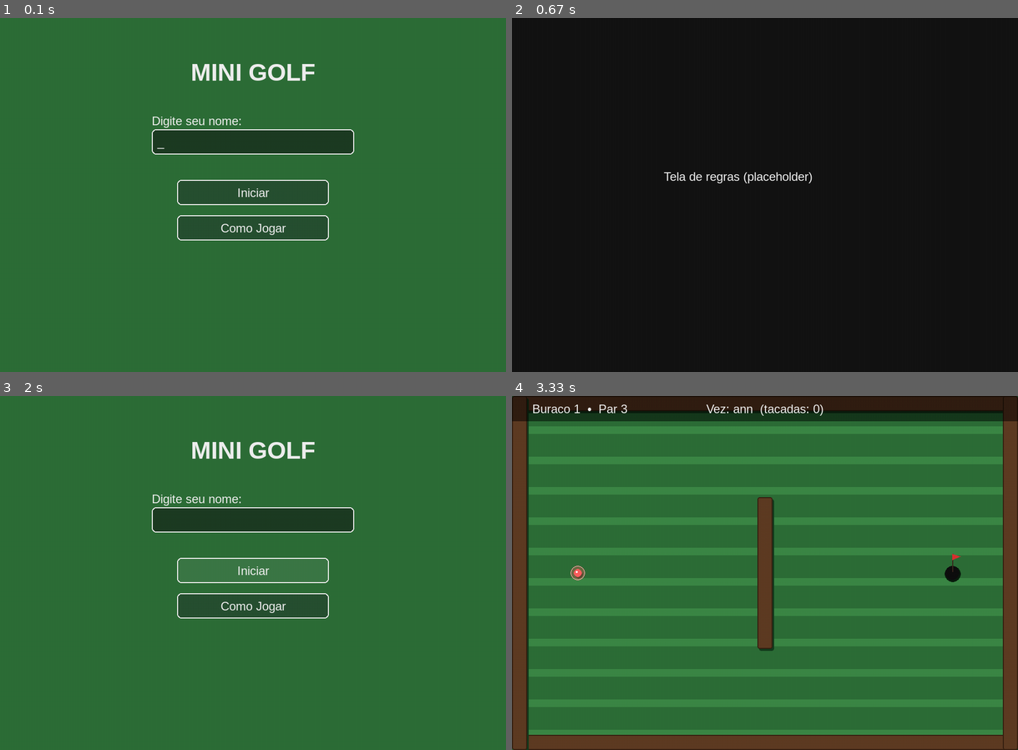
Above: before the commit, frames 1-4 (two rows, left to right).
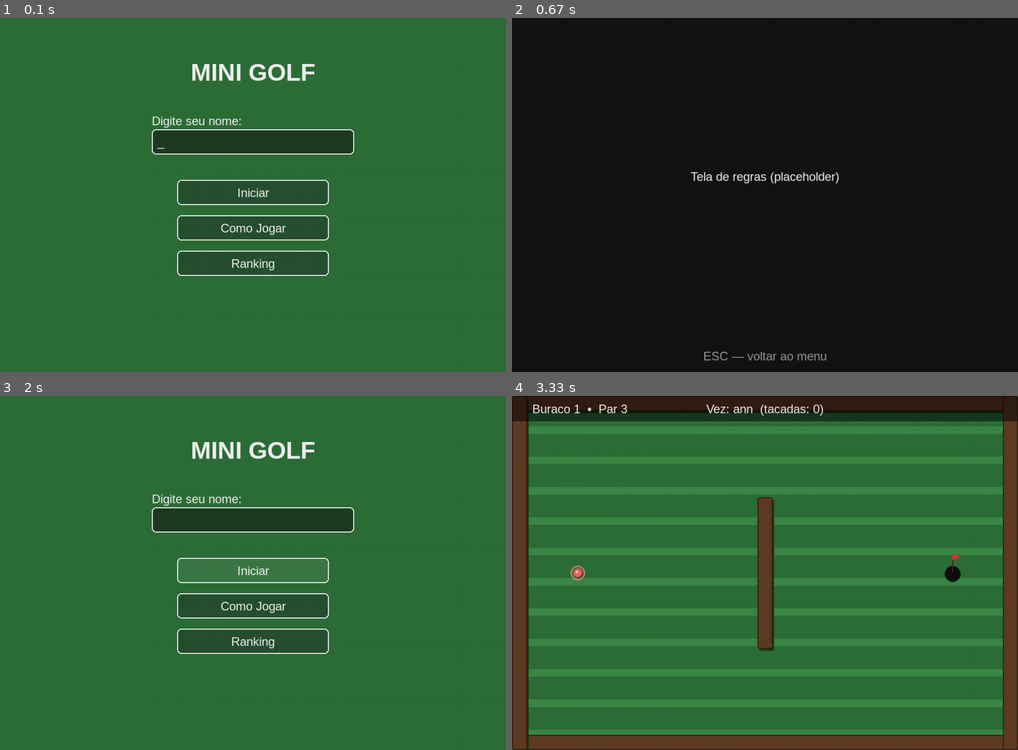
Above: after the commit, the same moments.

Repository: julnpires/PYGAME_2026.1
Game: pygame game, started from inicio.py
The game is run twice, just before and just after one commit, with the same random seed, the same clock (stepped at 60 frames per second) and the same inputs.
Inputs (mouse positions are in pixels of both pictures, inside the frame that each line leads up to):
- Up to frame 1 (0.1 s): no input
- Up to frame 2 (0.67 s): press the mouse at (765, 226) at 0.37 s; move the mouse to (694, 202) at 0.47 s; release the mouse at (628, 177) at 0.6 s
- Up to frame 3 (2 s): hold Esc 0.67-1.2 s; move the mouse to (121, 682) at 0.7 s; press the mouse at (253, 604) at 1.27 s; move the mouse to (323, 597) at 1.37 s; release the mouse at (399, 587) at 1.5 s; hold Esc from 1.57 s (still down); move the mouse to (273, 573) at 1.6 s
- Up to frame 4 (3.33 s): release Esc at 2.1 s; press the mouse at (765, 519) at 2.17 s; move the mouse to (739, 555) at 2.27 s; release the mouse at (714, 590) at 2.4 s; tap Enter at 2.47, 3.13 s; type "an" at 2.8 s; type "n" at 3 s

The runs differ from the first frame. In frame 1, 2.1% of the frame differs, in the area x 35-65%, y 65-73%; in frame 2, 0.7%; in frame 3, 2.1%; in frame 4, nothing differs.

Commit message:
ranking e correcoes

Diff:
--- a/buracos_fase.py
+++ b/buracos_fase.py
@@ -204,5 +204,5 @@
     tela.blit(par, (LARGURA // 2 - par.get_width() // 2, 125))
     info = fonte_m.render(f"{jogador.nome} terminou em {jogador.tacadas} tacadas.", True, COR_TEXTO)
     tela.blit(info, (LARGURA // 2 - info.get_width() // 2, 160))
-    instr = fonte_m.render("Pressione SPACE para continuar", True, COR_TEXTO)
+    instr = fonte_m.render("Pressione SPACE para ver o ranking", True, COR_TEXTO)
     tela.blit(instr, (LARGURA // 2 - instr.get_width() // 2, 230))
--- /dev/null
+++ b/fase.py
@@ -0,0 +1,12 @@
+class Fase:
+    def __init__(self, numero, par, tee, buraco_pos,
+                 paredes=None, aguas=None, areias=None, esteiras=None, tuneis=None):
+        self.numero = numero
+        self.par = par
+        self.tee = tee
+        self.buraco_pos = buraco_pos
+        self.paredes = paredes or []
+        self.aguas = aguas or []
+        self.areias = areias or []
+        self.esteiras = esteiras or []
+        self.tuneis = tuneis or []
--- a/inicio.py
+++ b/inicio.py
@@ -1,16 +1,14 @@
 import pygame
+import sys
 import math
-import sys
 from paredes_moveis import ParedeMovel
 from config import (
     LARGURA, ALTURA, FPS,
     COR_FUNDO, COR_TEXTO, COR_CAIXA,
     COR_BOTAO, COR_BOTAO_HOVER,
-    COR_BOLA, POTENCIA_MAX_DRAG,
-    POTENCIA_FATOR,
+    COR_BOLA, POTENCIA_MAX_DRAG, POTENCIA_FATOR,
     COR_TUNEL_1, COR_TUNEL_2, COR_TUNEL_3,
 )
-
 from paredes import Parede, Jogador
 from areia import Areia
 from agua import Agua
@@ -23,21 +21,13 @@
     desenhar_hud,
     desenhar_fim_hole,
 )
+from ranking.ranking import adicionar_ao_ranking, carregar_ranking
+
 
 class Fase:
-    def __init__(
-        self,
-        numero,
-        par,
-        tee,
-        buraco_pos,
-        paredes=None,
-        areias=None,
-        aguas=None,
-        tuneis=None,
-        esteiras=None,
-        paredes_moveis=None,
-    ):
+    def __init__(self, numero, par, tee, buraco_pos,
+                 paredes=None, areias=None, aguas=None,
+                 tuneis=None, esteiras=None, paredes_moveis=None):
         self.numero = numero
         self.par = par
         self.tee = tee
@@ -49,152 +39,79 @@
         self.esteiras = esteiras or []
         self.paredes_moveis = paredes_moveis or []
 
+
 def criar_fases():
     return [
         Fase(
-            numero=1,
-            par=3,
-            tee=(130, 350),
-            buraco_pos=(870, 350),
-            paredes=[
-                Parede(0, 0, 1000, 30),
-                Parede(0, 670, 1000, 30),
-                Parede(0, 0, 30, 700),
-                Parede(970, 0, 30, 700),
+            numero=1, par=3, tee=(130, 350), buraco_pos=(870, 350),
+            paredes=[
+                Parede(0, 0, 1000, 30), Parede(0, 670, 1000, 30),
+                Parede(0, 0, 30, 700), Parede(970, 0, 30, 700),
                 Parede(485, 200, 30, 300),
             ],
-            areias=[],
-            aguas=[],
-            tuneis=[],
-            esteiras=[],
-            paredes_moveis=[],
-        ),
-
-        Fase(
-            numero=2,
-            par=4,
-            tee=(130, 600),
-            buraco_pos=(870, 250),
-            paredes=[
-                Parede(0, 0, 1000, 30),
-                Parede(0, 670, 1000, 30),
-                Parede(0, 0, 30, 700),
-                Parede(970, 0, 30, 700),
-                Parede(180, 150, 30, 320),
-                Parede(180, 150, 540, 30),
+        ),
+
+        Fase(
+            numero=2, par=4, tee=(130, 600), buraco_pos=(870, 250),
+            paredes=[
+                Parede(0, 0, 1000, 30), Parede(0, 670, 1000, 30),
+                Parede(0, 0, 30, 700), Parede(970, 0, 30, 700),
+                Parede(180, 150, 30, 320), Parede(180, 150, 540, 30),
                 Parede(720, 150, 30, 280),
             ],
-            areias=[
-                Areia(380, 500, 220, 110),
-            ],
-            aguas=[],
-            tuneis=[
-                Tunel((250, 620), (820, 230), COR_TUNEL_1),
-            ],
-            esteiras=[
-                Esteira(775, 350, 50, 200, 0, -1, 0.3),
-            ],
-            paredes_moveis=[],
-        ),
-
-        Fase(
-            numero=3,
-            par=4,
-            tee=(130, 350),
-            buraco_pos=(870, 350),
-            paredes=[
-                Parede(0, 0, 1000, 30),
-                Parede(0, 670, 1000, 30),
-                Parede(0, 0, 30, 700),
-                Parede(970, 0, 30, 700),
-                Parede(450, 80, 30, 130),
-                Parede(450, 490, 30, 140),
-            ],
-            areias=[],
-            aguas=[
-                Agua(380, 230, 240, 240),
-            ],
-            tuneis=[
-                Tunel((280, 350), (720, 350), COR_TUNEL_2),
-            ],
-            esteiras=[],
-            paredes_moveis=[
-                ParedeMovel(370, 110, 30, 100, 370, 480, velocidade=1.2),
-            ],
-        ),
-
-        Fase(
-            numero=4,
-            par=4,
-            tee=(130, 130),
-            buraco_pos=(870, 600),
-            paredes=[
-                Parede(0, 0, 1000, 30),
-                Parede(0, 670, 1000, 30),
-                Parede(0, 0, 30, 700),
-                Parede(970, 0, 30, 700),
-                Parede(220, 80, 30, 240),
-                Parede(220, 290, 280, 30),
-                Parede(620, 380, 30, 260),
-                Parede(380, 380, 270, 30),
+            areias=[Areia(380, 500, 220, 110)],
+            tuneis=[Tunel((250, 620), (820, 230), COR_TUNEL_1)],
+            esteiras=[Esteira(775, 350, 50, 200, 0, -1, 0.3)],
+        ),
+
+        Fase(
+            numero=3, par=4, tee=(130, 350), buraco_pos=(870, 350),
+            paredes=[
+                Parede(0, 0, 1000, 30), Parede(0, 670, 1000, 30),
+                Parede(0, 0, 30, 700), Parede(970, 0, 30, 700),
+                Parede(450, 80, 30, 130), Parede(450, 490, 30, 140),
+            ],
+            aguas=[Agua(380, 230, 240, 240)],
+            tuneis=[Tunel((280, 350), (720, 350), COR_TUNEL_2)],
+            paredes_moveis=[ParedeMovel(370, 110, 30, 100, 370, 480, velocidade=1.2)],
+        ),
+
+        Fase(
+            numero=4, par=4, tee=(130, 130), buraco_pos=(870, 600),
+            paredes=[
+                Parede(0, 0, 1000, 30), Parede(0, 670, 1000, 30),
+                Parede(0, 0, 30, 700), Parede(970, 0, 30, 700),
+                Parede(220, 80, 30, 240), Parede(220, 290, 280, 30),
+                Parede(620, 380, 30, 260), Parede(380, 380, 270, 30),
                 Parede(750, 200, 30, 200),
             ],
-            areias=[
-                Areia(700, 60, 80, 130),
-            ],
-            aguas=[
-                Agua(110, 540, 110, 110),
-            ],
-            tuneis=[
-                Tunel((340, 200), (820, 480), COR_TUNEL_3),
-            ],
-            esteiras=[
-                Esteira(280, 340, 90, 40, 1, 0, 0.25),
-            ],
-            paredes_moveis=[],
-        ),
-
-        Fase(
-            numero=5,
-            par=4,
-            tee=(130, 350),
-            buraco_pos=(870, 600),
-            paredes=[
-                Parede(0, 0, 1000, 30),
-                Parede(0, 670, 1000, 30),
-                Parede(0, 0, 30, 700),
-                Parede(970, 0, 30, 700),
-                Parede(485, 30, 30, 640),
-                Parede(515, 380, 470, 30),
-            ],
-            areias=[],
-            aguas=[],
+            areias=[Areia(700, 60, 80, 130)],
+            aguas=[Agua(110, 540, 110, 110)],
+            tuneis=[Tunel((340, 200), (820, 480), COR_TUNEL_3)],
+            esteiras=[Esteira(280, 340, 90, 40, 1, 0, 0.25)],
+        ),
+
+        Fase(
+            numero=5, par=4, tee=(130, 350), buraco_pos=(870, 600),
+            paredes=[
+                Parede(0, 0, 1000, 30), Parede(0, 670, 1000, 30),
+                Parede(0, 0, 30, 700), Parede(970, 0, 30, 700),
+                Parede(485, 30, 30, 640), Parede(515, 380, 470, 30),
+            ],
             tuneis=[
                 Tunel((250, 200), (700, 180), COR_TUNEL_1),
                 Tunel((900, 250), (700, 540), COR_TUNEL_2),
             ],
-            esteiras=[
-                Esteira(560, 200, 280, 50, -1, 0, 0.25),
-            ],
-            paredes_moveis=[],
-        ),
-
-        Fase(
-            numero=6,
-            par=5,
-            tee=(130, 350),
-            buraco_pos=(900, 350),
-            paredes=[
-                Parede(0, 0, 1000, 30),
-                Parede(0, 670, 1000, 30),
-                Parede(0, 0, 30, 700),
-                Parede(970, 0, 30, 700),
-                Parede(60, 230, 700, 30),
-                Parede(60, 440, 700, 30),
-            ],
-            areias=[],
-            aguas=[],
-            tuneis=[],
+            esteiras=[Esteira(560, 200, 280, 50, -1, 0, 0.25)],
+        ),
+
+        Fase(
+            numero=6, par=5, tee=(130, 350), buraco_pos=(900, 350),
+            paredes=[
+                Parede(0, 0, 1000, 30), Parede(0, 670, 1000, 30),
+                Parede(0, 0, 30, 700), Parede(970, 0, 30, 700),
+                Parede(60, 230, 700, 30), Parede(60, 440, 700, 30),
+            ],
             esteiras=[
                 Esteira(150, 90, 600, 130, 1, 0, 0.28),
                 Esteira(150, 480, 600, 130, -1, 0, 0.22),
@@ -205,10 +122,13 @@
             ],
         ),
     ]
+
+
 def desenhar_menu(tela, fonte_g, fonte_m, nome, ativo_input, mouse_pos):
     tela.fill(COR_FUNDO)
     titulo = fonte_g.render("MINI GOLF", True, COR_TEXTO)
     tela.blit(titulo, (LARGURA // 2 - titulo.get_width() // 2, 80))
+
     box = pygame.Rect(LARGURA // 2 - 200, 220, 400, 50)
     pygame.draw.rect(tela, COR_CAIXA, box, border_radius=8)
     pygame.draw.rect(tela, COR_TEXTO, box, 2, border_radius=8)
@@ -217,81 +137,120 @@
     tela.blit(txt, (box.x + 10, box.y + 12))
     label = fonte_m.render("Digite seu nome:", True, COR_TEXTO)
     tela.blit(label, (box.x, box.y - 30))
+
     botao_iniciar = pygame.Rect(LARGURA // 2 - 150, 320, 300, 50)
-    botao_regras = pygame.Rect(LARGURA // 2 - 150, 390, 300, 50)
+    botao_regras  = pygame.Rect(LARGURA // 2 - 150, 390, 300, 50)
+    botao_ranking = pygame.Rect(LARGURA // 2 - 150, 460, 300, 50)
+
     for botao, texto in [
         (botao_iniciar, "Iniciar"),
-        (botao_regras, "Como Jogar")
+        (botao_regras,  "Como Jogar"),
+        (botao_ranking, "Ranking"),
     ]:
         cor = COR_BOTAO_HOVER if botao.collidepoint(mouse_pos) else COR_BOTAO
         pygame.draw.rect(tela, cor, botao, border_radius=8)
         pygame.draw.rect(tela, COR_TEXTO, botao, 2, border_radius=8)
         t = fonte_m.render(texto, True, COR_TEXTO)
-        tela.blit(
-            t,
-            (
-                botao.centerx - t.get_width() // 2,
-                botao.centery - t.get_height() // 2
-            )
+        tela.blit(t, (botao.centerx - t.get_width() // 2, botao.centery - t.get_height() // 2))
+
+    return box, botao_iniciar, botao_regras, botao_ranking
+
+
+def desenhar_ranking_tela(tela, fonte_g, fonte_m, fonte_mono):
+    data = carregar_ranking()
+    tela.fill((15, 35, 20))
+
+    titulo = fonte_g.render("RANKING", True, COR_TEXTO)
+    tela.blit(titulo, (LARGURA // 2 - titulo.get_width() // 2, 30))
+
+    cab = fonte_mono.render(
+        f"{'#':<4}{'Nome':<16}{'Tacadas':<10}{'Fases':<8}{'Media':<8}Data",
+        True, (160, 200, 160),
+    )
+    tela.blit(cab, (60, 105))
+    pygame.draw.line(tela, (70, 120, 80), (60, 128), (LARGURA - 60, 128), 1)
+
+    cores_pos = {0: (220, 200, 60), 1: (190, 190, 190), 2: (210, 140, 70)}
+    for i, e in enumerate(data.get("all_time", [])[:15]):
+        cor = cores_pos.get(i, COR_TEXTO)
+        linha = fonte_mono.render(
+            f"{i + 1:<4}{e['nome'][:14]:<16}{e['total_tacadas']:<10}{e['fases']:<8}{e['media']:<8}{e['data']}",
+            True, cor,
         )
-    return box, botao_iniciar, botao_regras
+        tela.blit(linha, (60, 140 + i * 30))
+
+    esc = fonte_m.render("ESC — voltar ao menu", True, (130, 170, 130))
+    tela.blit(esc, (LARGURA // 2 - esc.get_width() // 2, ALTURA - 45))
+
 
 def main():
     pygame.init()
     tela = pygame.display.set_mode((LARGURA, ALTURA))
-    pygame.display.set_caption("Mini Golf Multiplayer")
+    pygame.display.set_caption("Mini Golf")
     clock = pygame.time.Clock()
-    fonte_g = pygame.font.SysFont("Arial", 48, bold=True)
-    fonte_m = pygame.font.SysFont("Arial", 24)
-    estado = "MENU"
-    nome = ""
+
+    fonte_g    = pygame.font.SysFont("Arial", 48, bold=True)
+    fonte_m    = pygame.font.SysFont("Arial", 24)
+    fonte_mono = pygame.font.SysFont("Courier New", 18)
+
+    estado      = "MENU"
+    nome        = ""
     input_ativo = True
-    fases = criar_fases()
-    fase_idx = 0
-    fase = fases[fase_idx]
-    jogador = None
-    aiming = False
-    botao_iniciar = None
-    botao_regras = None
+    fases       = criar_fases()
+    fase_idx    = 0
+    fase        = fases[fase_idx]
+    jogador     = None
+    aiming      = False
+
+    botao_iniciar = botao_regras = botao_ranking = None
+
     rodando = True
     while rodando:
         mouse_pos = pygame.mouse.get_pos()
         dt = clock.tick(FPS) / 1000.0
+
         for ev in pygame.event.get():
             if ev.type == pygame.QUIT:
                 rodando = False
+
+            # ── MENU ──────────────────────────────────────────────
             if estado == "MENU":
                 if ev.type == pygame.MOUSEBUTTONDOWN and ev.button == 1:
+                    box_atual = pygame.Rect(LARGURA // 2 - 200, 220, 400, 50)
+                    input_ativo = box_atual.collidepoint(ev.pos)
+
                     if botao_iniciar and botao_iniciar.collidepoint(ev.pos) and nome.strip():
+                        fases = criar_fases()
+                        fase_idx = 0
+                        fase = fases[fase_idx]
                         jogador = Jogador(nome.strip(), COR_BOLA)
                         jogador.reset(fase.tee)
                         estado = "JOGANDO"
+
                     elif botao_regras and botao_regras.collidepoint(ev.pos):
                         estado = "REGRAS"
-                    box_atual = pygame.Rect(
-                        LARGURA // 2 - 200,
-                        220,
-                        400,
-                        50
-                    )
-                    input_ativo = box_atual.collidepoint(ev.pos)
+
+                    elif botao_ranking and botao_ranking.collidepoint(ev.pos):
+                        estado = "RANKING"
+
                 if ev.type == pygame.KEYDOWN and input_ativo:
                     if ev.key == pygame.K_BACKSPACE:
                         nome = nome[:-1]
-                    elif ev.key == pygame.K_RETURN:
-                        if nome.strip():
-                            jogador = Jogador(nome.strip(), COR_BOLA)
-                            jogador.reset(fase.tee)
-                            estado = "JOGANDO"
+                    elif ev.key == pygame.K_RETURN and nome.strip():
+                        fases = criar_fases()
+                        fase_idx = 0
+                        fase = fases[fase_idx]
+                        jogador = Jogador(nome.strip(), COR_BOLA)
+                        jogador.reset(fase.tee)
+                        estado = "JOGANDO"
                     elif ev.unicode.isprintable() and len(nome) < 12:
                         nome += ev.unicode
+
+            # ── JOGANDO ───────────────────────────────────────────
             elif estado == "JOGANDO":
                 if jogador and jogador.parou() and not jogador.no_buraco:
                     if ev.type == pygame.MOUSEBUTTONDOWN and ev.button == 1:
-                        if math.hypot(
-                            ev.pos[0] - jogador.x,
-                            ev.pos[1] - jogador.y
-                        ) < 50:
+                        if math.hypot(ev.pos[0] - jogador.x, ev.pos[1] - jogador.y) < 50:
                             aiming = True
                     elif ev.type == pygame.MOUSEBUTTONUP and ev.button == 1 and aiming:
                         mx, my = ev.pos
@@ -300,80 +259,72 @@
                         dist = math.hypot(dx, dy)
                         if dist > 8:
                             dist_cap = min(dist, POTENCIA_MAX_DRAG)
-                            dx_n = dx / dist
-                            dy_n = dy / dist
-                            jogador.pos_inicio_tacada = (
-                                jogador.x,
-                                jogador.y
-                            )
+                            dx_n, dy_n = dx / dist, dy / dist
+                            jogador.pos_inicio_tacada = (jogador.x, jogador.y)
                             jogador.vx = dx_n * dist_cap * POTENCIA_FATOR
                             jogador.vy = dy_n * dist_cap * POTENCIA_FATOR
                             jogador.tacadas += 1
                         aiming = False
+
+            # ── FIM DO BURACO ─────────────────────────────────────
             elif estado == "FIM_HOLE":
                 if ev.type == pygame.KEYDOWN and ev.key == pygame.K_SPACE:
                     fase_idx += 1
                     if fase_idx >= len(fases):
-                        estado = "REGRAS"   # depois a gente troca isso pela tela final/ranking
+                        adicionar_ao_ranking([jogador], len(fases))
+                        estado = "RANKING"
                     else:
+                        jogador.tacadas_total += jogador.tacadas
                         fase = fases[fase_idx]
-                        jogador = Jogador(jogador.nome, COR_BOLA)
                         jogador.reset(fase.tee)
                         estado = "JOGANDO"
-            elif estado == "REGRAS":
+
+            # ── RANKING / REGRAS ──────────────────────────────────
+            elif estado in ("RANKING", "REGRAS"):
                 if ev.type == pygame.KEYDOWN and ev.key == pygame.K_ESCAPE:
                     estado = "MENU"
-        if estado == "JOGANDO" and jogador:
+
+        # ── FÍSICA + PAREDES MÓVEIS ───────────────────────────────
+        if estado == "JOGANDO" and jogador and fase:
             for pm in fase.paredes_moveis:
-                pm.update(dt) #pm update
+                pm.update(dt)
             if not jogador.parou() and not jogador.no_buraco:
                 atualizar_bola(jogador, fase)
                 if jogador.no_buraco:
                     estado = "FIM_HOLE"
+
+        # ── DESENHO ───────────────────────────────────────────────
         if estado == "MENU":
-            botao_iniciar, botao_regras = None, None
-            _, botao_iniciar, botao_regras = desenhar_menu(
-                tela,
-                fonte_g,
-                fonte_m,
-                nome,
-                input_ativo,
-                mouse_pos
+            _, botao_iniciar, botao_regras, botao_ranking = desenhar_menu(
+                tela, fonte_g, fonte_m, nome, input_ativo, mouse_pos
             )
-        elif estado == "JOGANDO":
+
+        elif estado == "JOGANDO" and fase:
             desenhar_campo(tela, fase)
             if jogador:
-                jogador.desenhar(
-                    tela,
-                    ativo=jogador.parou() and not jogador.no_buraco
-                )
+                jogador.desenhar(tela, ativo=jogador.parou() and not jogador.no_buraco)
                 if aiming and jogador.parou() and not jogador.no_buraco:
                     desenhar_mira(tela, jogador, mouse_pos)
-                desenhar_hud(
-                    tela,
-                    fonte_m,
-                    jogador,
-                    fase
-                )
-        elif estado == "FIM_HOLE":
-            desenhar_fim_hole(
-                tela,
-                fonte_g,
-                fonte_m,
-                jogador,
-                fase
-            )
+            desenhar_hud(tela, fonte_m, jogador, fase)
+
+        elif estado == "FIM_HOLE" and fase:
+            desenhar_fim_hole(tela, fonte_g, fonte_m, jogador, fase)
+
+        elif estado == "RANKING":
+            desenhar_ranking_tela(tela, fonte_g, fonte_m, fonte_mono)
+
         elif estado == "REGRAS":
             tela.fill((20, 20, 20))
-            txt = fonte_m.render(
-                "Tela de regras (placeholder)",
-                True,
-                COR_TEXTO
-            )
-            tela.blit(txt, (300, 300))
+            txt = fonte_m.render("Tela de regras (placeholder)", True, COR_TEXTO)
+            tela.blit(txt, (LARGURA // 2 - txt.get_width() // 2, 300))
+            esc = fonte_m.render("ESC — voltar ao menu", True, (150, 150, 150))
+            tela.blit(esc, (LARGURA // 2 - esc.get_width() // 2, ALTURA - 45))
+
         pygame.display.flip()
+
     pygame.quit()
     sys.exit()
 
+
 if __name__ == "__main__":
     main()
--- a/paredes.py
+++ b/paredes.py
@@ -29,6 +29,7 @@
         self.vx = 0.0
         self.vy = 0.0
         self.tacadas = 0
+        self.tacadas_total = 0
         self.pos_inicio_tacada = (0.0, 0.0)
         self.no_buraco = False
         self.em_tunel = False
@@ -42,6 +43,9 @@
         self.pos_inicio_tacada = (self.x, self.y)
         self.no_buraco = False
         self.em_tunel = False
+
+    def total(self):
+        return self.tacadas_total + self.tacadas
 
     def parou(self):
         return abs(self.vx) < VEL_MIN and abs(self.vy) < VEL_MIN
--- /dev/null
+++ b/ranking/ranking.py
@@ -0,0 +1,44 @@
+import json
+import os
+from datetime import datetime
+
+_DIR = os.path.dirname(__file__)
+ARQUIVO_RANKING = os.path.join(_DIR, "ranking_golf.json")
+
+
+def carregar_ranking():
+    if not os.path.exists(ARQUIVO_RANKING):
+        return {"all_time": []}
+    try:
+        with open(ARQUIVO_RANKING, encoding="utf-8") as f:
+            return json.load(f)
+    except Exception:
+        return {"all_time": []}
+
+
+def salvar_ranking(data):
+    with open(ARQUIVO_RANKING, "w", encoding="utf-8") as f:
+        json.dump(data, f, indent=2, ensure_ascii=False)
+
+
+def adicionar_ao_ranking(jogadores, num_fases):
+    data = carregar_ranking()
+    hoje = datetime.now().strftime("%Y-%m-%d %H:%M")
+
+    for j in jogadores:
+        total = j.total()
+        media = round(total / num_fases, 2)
+
+        data["all_time"].append({
+            "nome": j.nome,
+            "total_tacadas": total,
+            "fases": num_fases,
+            "media": media,
+            "data": hoje,
+        })
+
+    data["all_time"].sort(key=lambda e: (e["media"], e["total_tacadas"]))
+    data["all_time"] = data["all_time"][:50]
+
+    salvar_ranking(data)
+    return data
--- /dev/null
+++ b/ranking/ranking_golf.json
@@ -0,0 +1,18 @@
+{
+  "all_time": [
+    {
+      "nome": "l",
+      "total_tacadas": 1,
+      "fases": 1,
+      "media": 1.0,
+      "data": "2026-05-23 15:50"
+    },
+    {
+      "nome": "Test",
+      "total_tacadas": 5,
+      "fases": 1,
+      "media": 5.0,
+      "data": "2026-05-23 15:49"
+    }
+  ]
+}
Empty file added: ranking/__init__.py
